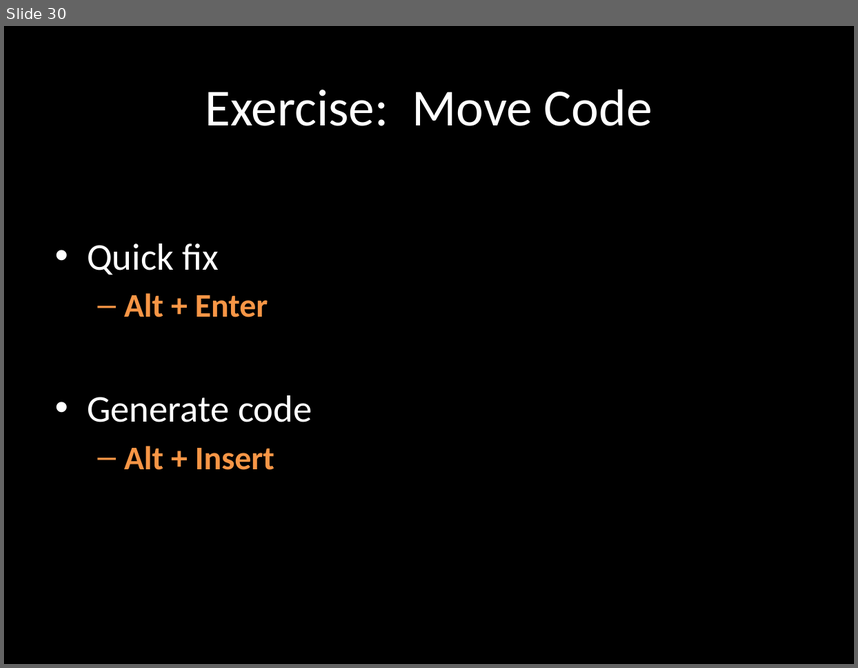
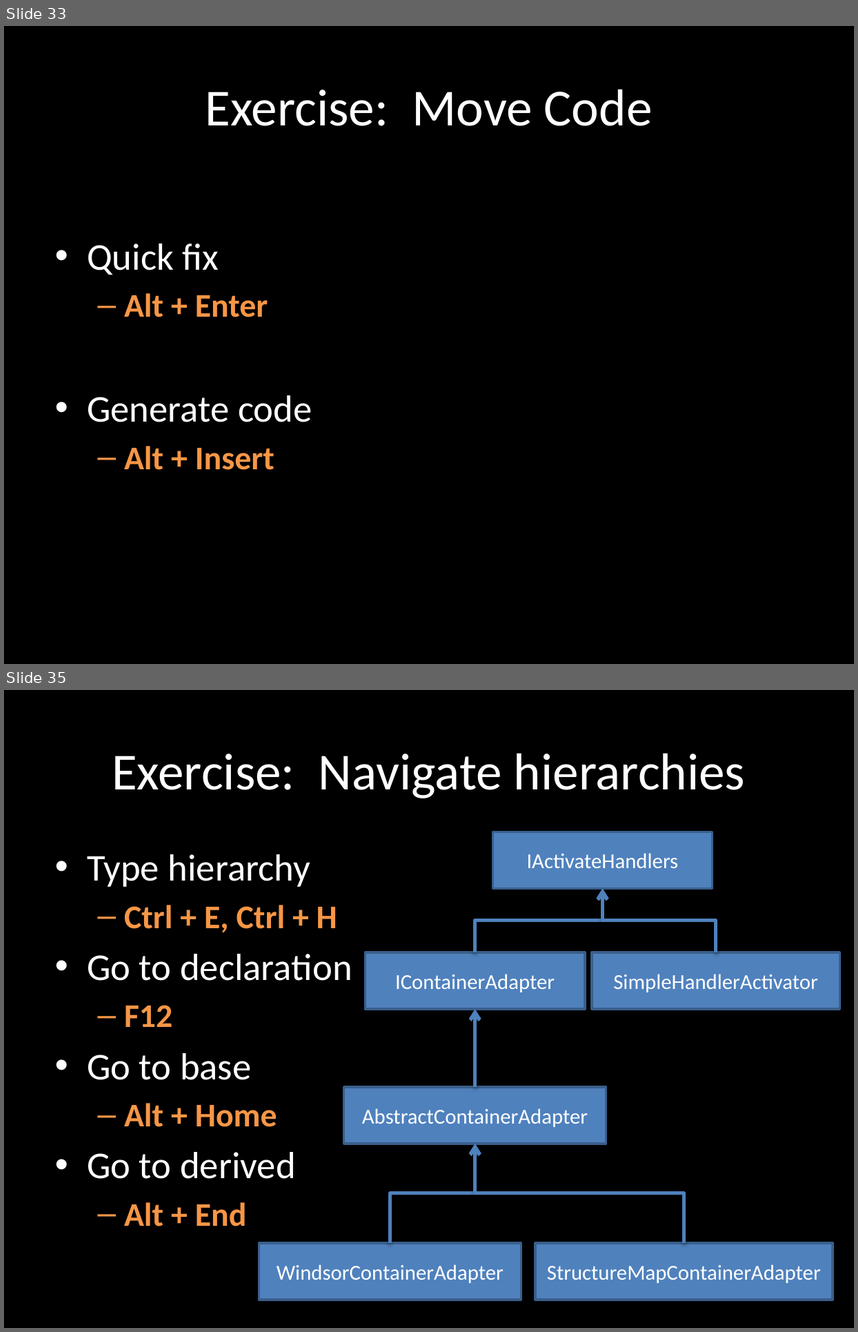
Before and after one commit to rasmuskl/ReSharperCourse, a slide deck: Presentations/2 - Exercises - ReSharper Course.pptx. Shown one above the other, each under a label of ours: slide 30 before the commit, slides 33 and 35 after it; the slides between them are not shown. The pictures are 858x668 and 858x1332 pixels, drawn with LibreOffice and Linux fonts; fonts in the diff are those of the drawing. Boxes give left, top, right and bottom in pixels: in the first picture for what was removed or moved away, otherwise in the second. Text is boxed around its words. In the diff, an @@ line names an element or a change of style, - is before the commit and + after.

```diff
--- a/Presentations/2 - Exercises - ReSharper Course.pptx
+++ b/Presentations/2 - Exercises - ReSharper Course.pptx
@@ slide 35 added at <box>4,690,854,1328</box>, background #000000 @@
@@ title added at <box>112,753,746,798</box>, 44 pt, text #FFFFFF @@
+Exercise: Navigate hierarchies
@@ rectangle added at <box>493,832,712,889</box>, fill #4F81BD, outline #3A5F8C 2 pt, 18 pt, text #FFFFFF @@
+IActivateHandlers
@@ text added at <box>87,854,352,1226</box>, 32 pt, text #FFFFFF @@
+• Type hierarchy
+  – Ctrl + E, Ctrl + H
+• Go to declaration
+  – F12
+• Go to base
+  – Alt + Home
+• Go to derived
+  – Alt + End
@@ elbow arrow added from (475, 952) to (602, 888), #4F81BD 3 pt @@
@@ elbow arrow added from (716, 952) to (602, 888), #4F81BD 3 pt @@
@@ rectangle added at <box>366,952,584,1009</box>, fill #4F81BD, outline #3A5F8C 2 pt, 18 pt, text #FFFFFF @@
+IContainerAdapter
@@ rectangle added at <box>593,952,840,1009</box>, fill #4F81BD, outline #3A5F8C 2 pt, 18 pt, text #FFFFFF @@
+SimpleHandlerActivator
@@ arrow added from (475, 1087) to (475, 1009), #4F81BD 3 pt @@
@@ rectangle added at <box>344,1087,606,1144</box>, fill #4F81BD, outline #3A5F8C 2 pt, 18 pt, text #FFFFFF @@
+AbstractContainerAdapter
@@ elbow arrow added from (390, 1243) to (475, 1143), #4F81BD 3 pt @@
@@ elbow arrow added from (684, 1243) to (475, 1143), #4F81BD 3 pt @@
@@ rectangle added at <box>259,1243,521,1299</box>, fill #4F81BD, outline #3A5F8C 2 pt, 18 pt, text #FFFFFF @@
+WindsorContainerAdapter
@@ rectangle added at <box>535,1243,833,1299</box>, fill #4F81BD, outline #3A5F8C 2 pt, 18 pt, text #FFFFFF @@
+StructureMapContainerAdapter
@@ what was slide 30 is now slide 33 @@
```
Also in this commit, not shown: 9 slides changed, 5 other slides added, 1 slide removed, 9 other files.
